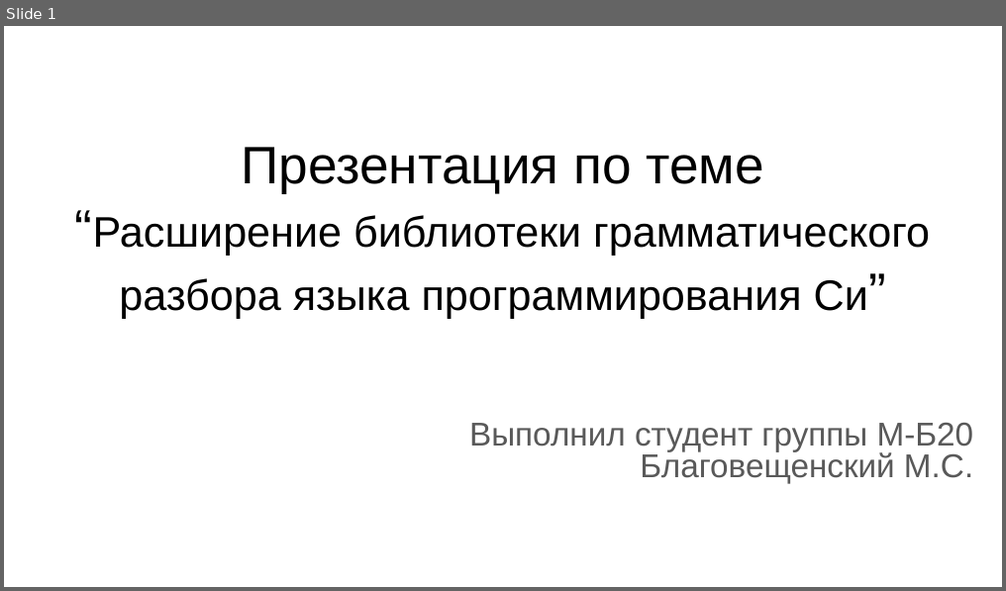
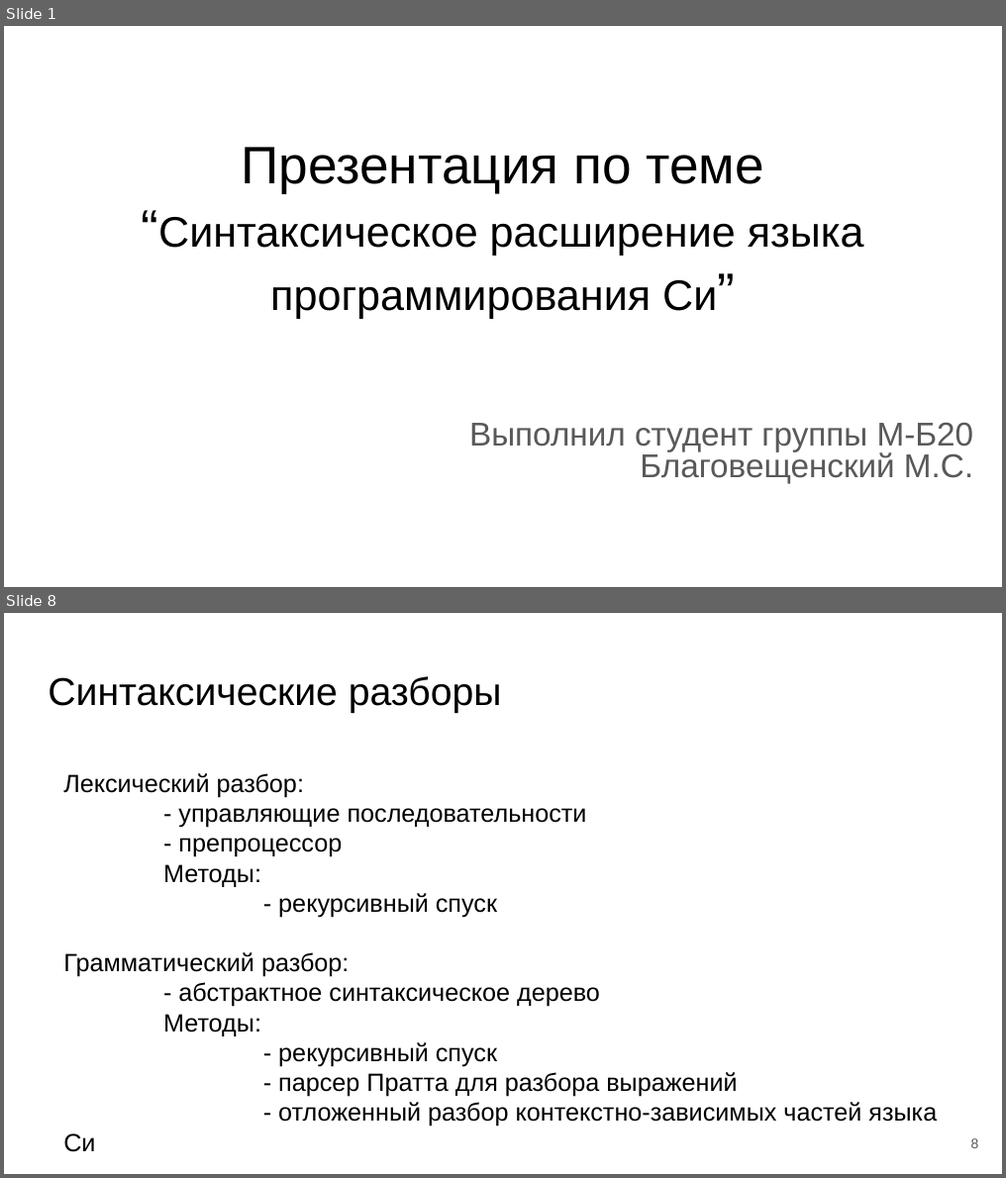
Before and after one commit to m-blg/bach-vkr, a slide deck: extra/Презентация по теме “Грамматический разбор языка Си”.odp. Shown one above the other, each under a label of ours: slide 1 before the commit, slides 1 and 8 after it; the slides between them are not shown. The pictures are 1006x591 and 1006x1178 pixels, drawn with LibreOffice and Linux fonts; fonts in the diff are those of the drawing. Boxes give left, top, right and bottom in pixels: in the first picture for what was removed or moved away, otherwise in the second. Text is boxed around its words. In the diff, an @@ line names an element or a change of style, - is before the commit and + after.

```diff
--- a/extra/Презентация по теме “Грамматический разбор языка Си”.odp
+++ b/extra/Презентация по теме “Грамматический разбор языка Си”.odp
@@ slide 8 added at (4,613,1002,1174), background #FFFFFF @@
@@ title added at (48,676,502,713), 28 pt, text #000000 @@
+Синтаксические разборы
@@ text added at (63,773,937,1127), 18 pt, text #000000 @@
+Лексический разбор:
+- управляющие последовательности
+- препроцессор
+Методы:
+- рекурсивный спуск
+Грамматический разбор:
+- абстрактное синтаксическое дерево
+Методы:
+- рекурсивный спуск
+- парсер Пратта для разбора выражений
+- отложенный разбор контекстно-зависимых частей языка Си
@@ page number added at (971,1139,979,1149), 10 pt, text #595959 @@
+8
@@ slide 1 changed as well @@
@@ title at (158,147,864,319): text changed @@
-Презентация по теме
-“Расширение библиотеки грамматического разбора языка программирования Си”
+Презентация по теме
+“Синтаксическое расширение языка программирования Си”
```
Also in this commit, not shown: 1 other slide changed, 10 other slides added, 10 slides removed, 37 other files.
